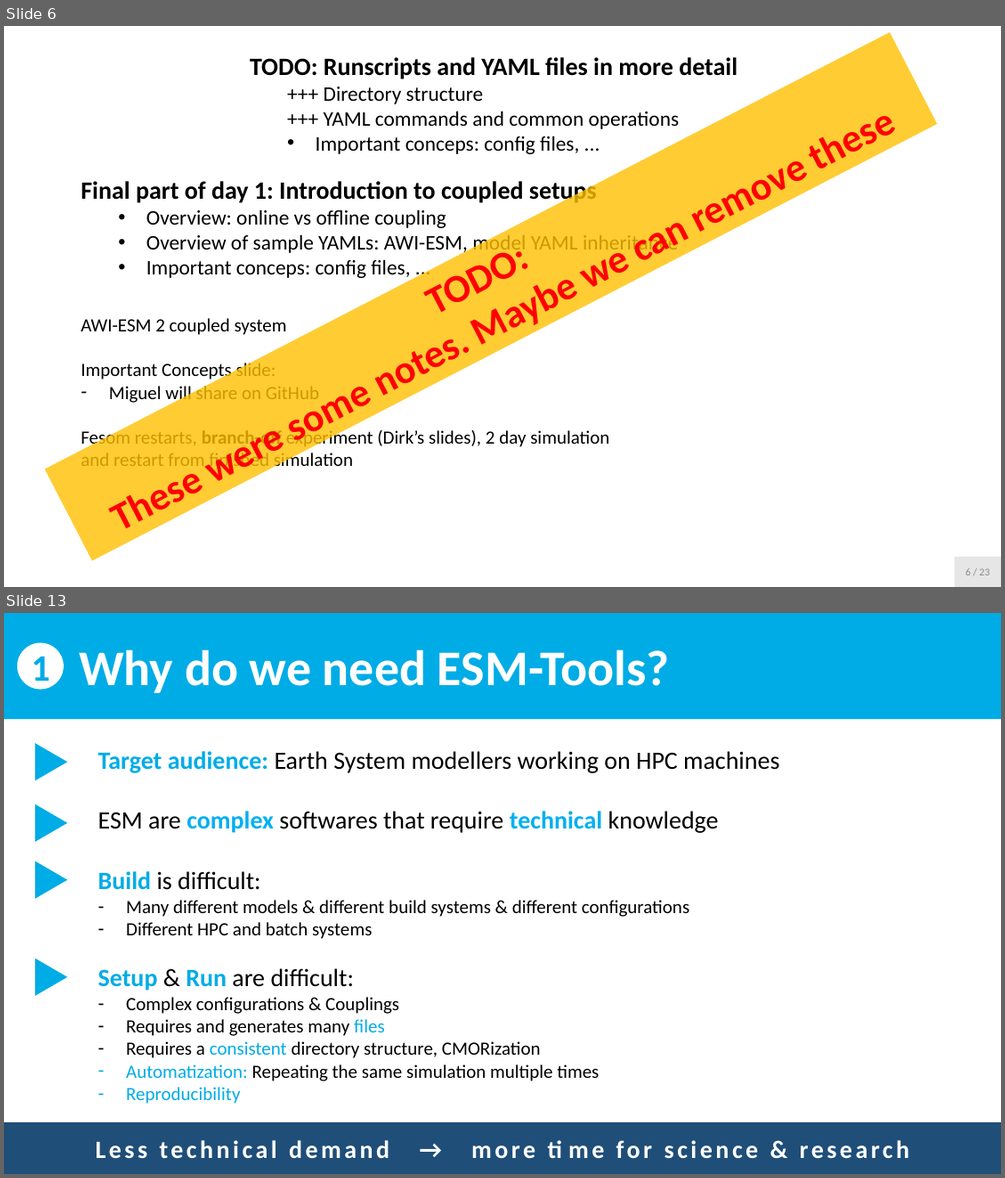
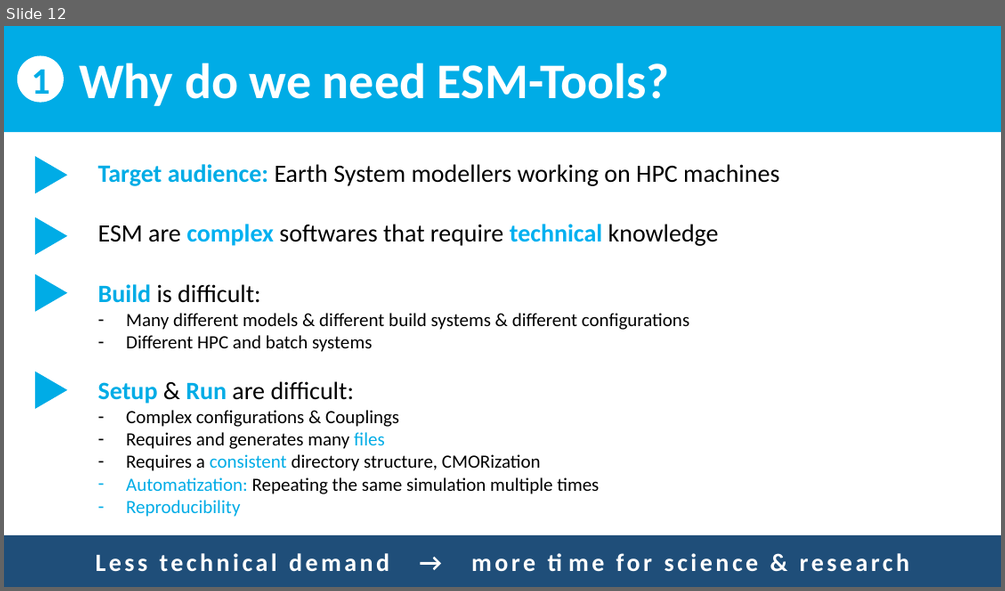
Before and after one commit to esm-tools/workshops, a slide deck: PalMod2022/docs/1_Introduction.pptx. Shown one above the other, each under a label of ours: slides 6 and 13 before the commit, slide 12 after it; the slides between them are not shown. The pictures are 1005x1178 and 1005x591 pixels, drawn with LibreOffice and Linux fonts; fonts in the diff are those of the drawing. Boxes give left, top, right and bottom in pixels: in the first picture for what was removed or moved away, otherwise in the second. Text is boxed around its words. In the diff, an @@ line names an element or a change of style, - is before the commit and + after.

Commit message:
finalizes 1_Introduction.pptx

```diff
--- a/PalMod2022/docs/1_Introduction.pptx
+++ b/PalMod2022/docs/1_Introduction.pptx
@@ slide 6 removed at box(4, 26, 1001, 587), background #FFFFFF @@
@@ rectangle removed at box(45, 33, 937, 561) @@
-TODO:
-These were some notes. Maybe we can remove these
@@ text removed at box(250, 57, 737, 154) @@
-TODO: Runscripts and YAML files in more detail
-  +++ Directory structure
-  +++ YAML commands and common operations
-  • Important conceps: config files, ...
@@ text removed at box(81, 181, 679, 281) @@
-Final part of day 1: Introduction to coupled setups
-  • Overview: online vs offline coupling
-  • Overview of sample YAMLs: AWI-ESM, model YAML inheritance
-  • Important conceps: config files, ...
@@ text removed at box(81, 318, 609, 472) @@
-AWI-ESM 2 coupled system
-Important Concepts slide:
-– Miguel will share on GitHub
-Fesom restarts, branch-off experiment (Dirk’s slides), 2 day simulation and restart from finished simulation
@@ rectangle removed at box(955, 556, 1001, 587) @@
-6 / 23
@@ what was slide 13 is now slide 12 @@
```
Also in this commit, not shown: 18 slides changed.
